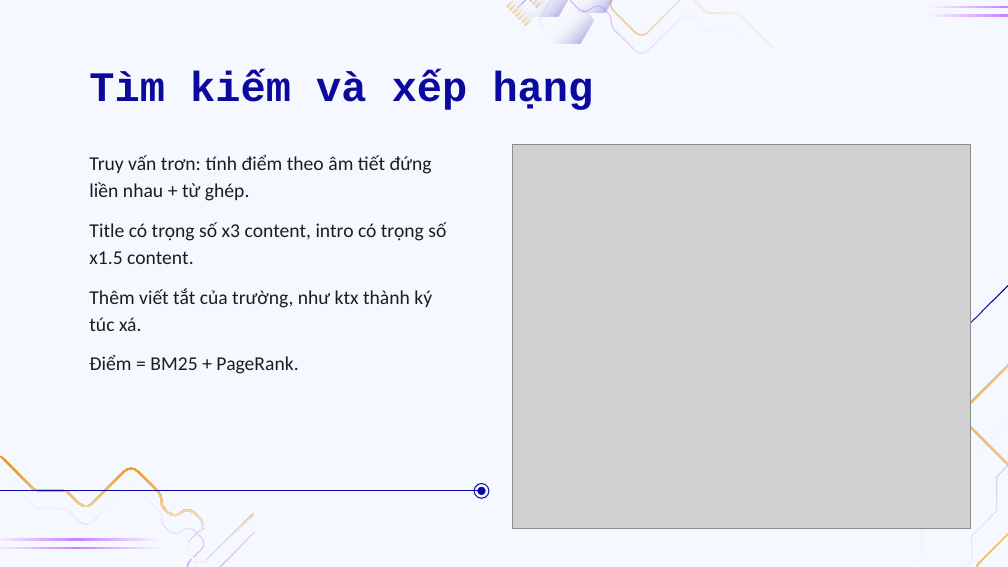
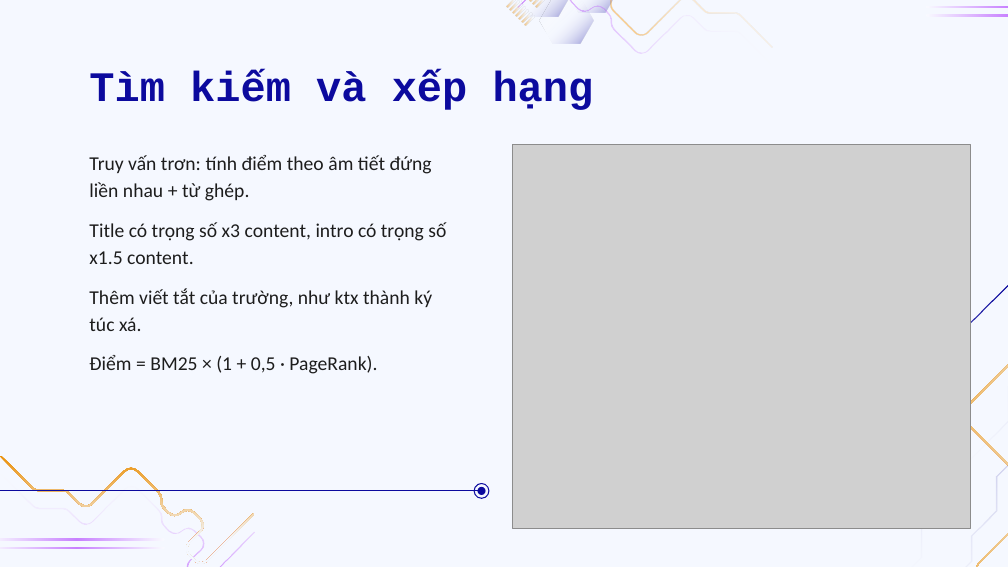
Before and after one commit to doanan293/WebCorpusPipeline, a slide deck: slide 21 of docs/presentation/BAT-thu-thap-boc-tach-tim-kiem.pptx. Drawn at 1008x567 pixels with LibreOffice and Linux fonts; fonts in the diff are those of the drawing; grey boxes stand for pictures; background and template pictures are left out. Boxes give left, top, right and bottom in pixels: in the first picture for what was removed or moved away, otherwise in the second. Text is boxed around its words. In the diff, an @@ line names an element or a change of style, - is before the commit and + after.

```diff
--- a/docs/presentation/BAT-thu-thap-boc-tach-tim-kiem.pptx
+++ b/docs/presentation/BAT-thu-thap-boc-tach-tim-kiem.pptx
@@ subtitle at [89, 355, 377, 374]: text changed @@
-Điểm = BM25 + PageRank.
+Điểm = BM25 × (1 + 0,5 · PageRank).
```
Also in this commit, not shown: 2 other slides changed.
